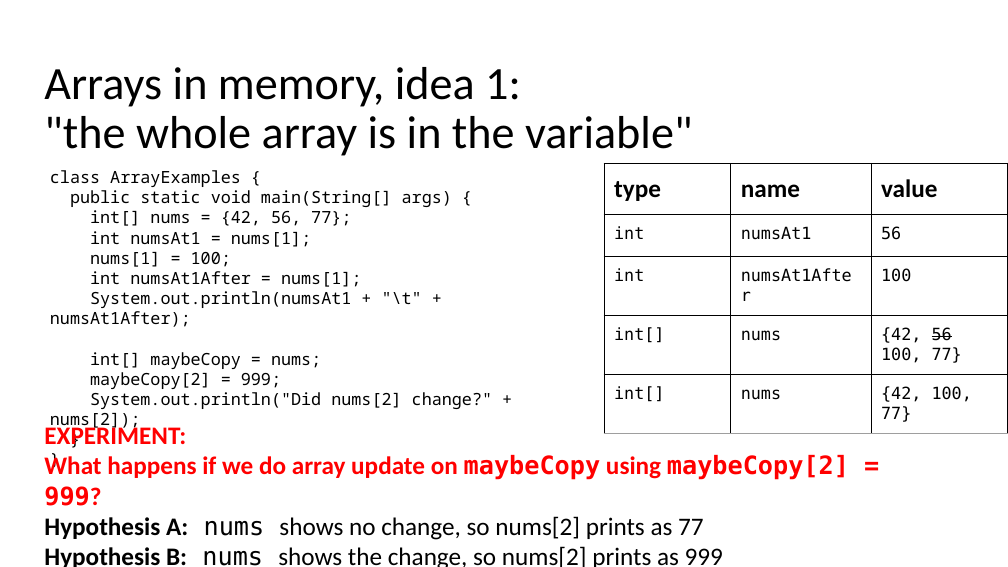
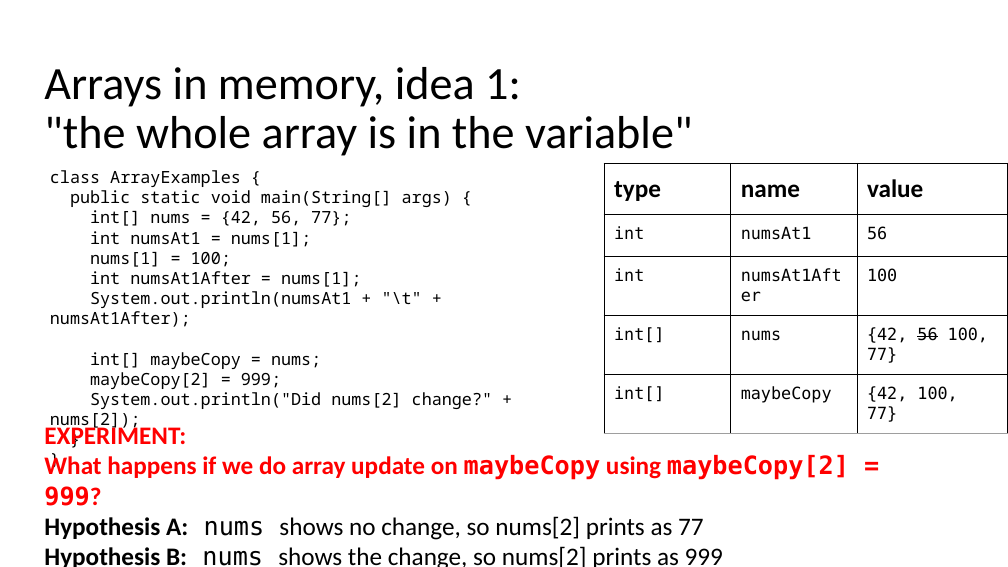
Before and after one commit to catherinefxia/ucsd-cse8a-w20.github.io, a slide deck: slide 7 of lectures/CSE8AW20-02-06-Lec10-Arrays-All-Day/CSE8AW20-02-06-Lec10-Java-Arrays-All-Day-Slides.pptx. Drawn at 1008x567 pixels with LibreOffice and Linux fonts; fonts in the diff are those of the drawing. Boxes give left, top, right and bottom in pixels: in the first picture for what was removed or moved away, otherwise in the second. Text is boxed around its words. In the diff, an @@ line names an element or a change of style, - is before the commit and + after.

```diff
--- a/lectures/CSE8AW20-02-06-Lec10-Arrays-All-Day/CSE8AW20-02-06-Lec10-Java-Arrays-All-Day-Slides.pptx
+++ b/lectures/CSE8AW20-02-06-Lec10-Arrays-All-Day/CSE8AW20-02-06-Lec10-Java-Arrays-All-Day-Slides.pptx
@@ table at box(604, 163, 1008, 426) @@
-row 5, column 2: nums
+row 5, column 2: maybeCopy
```
Also in this commit, not shown: 11 other slides changed, 1 slide added, 5 other files.
